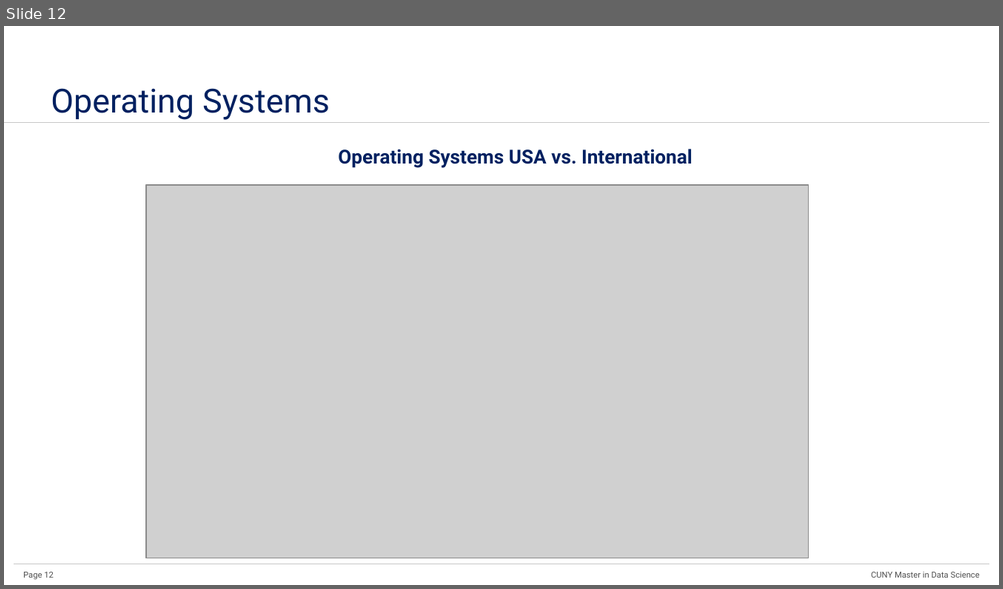
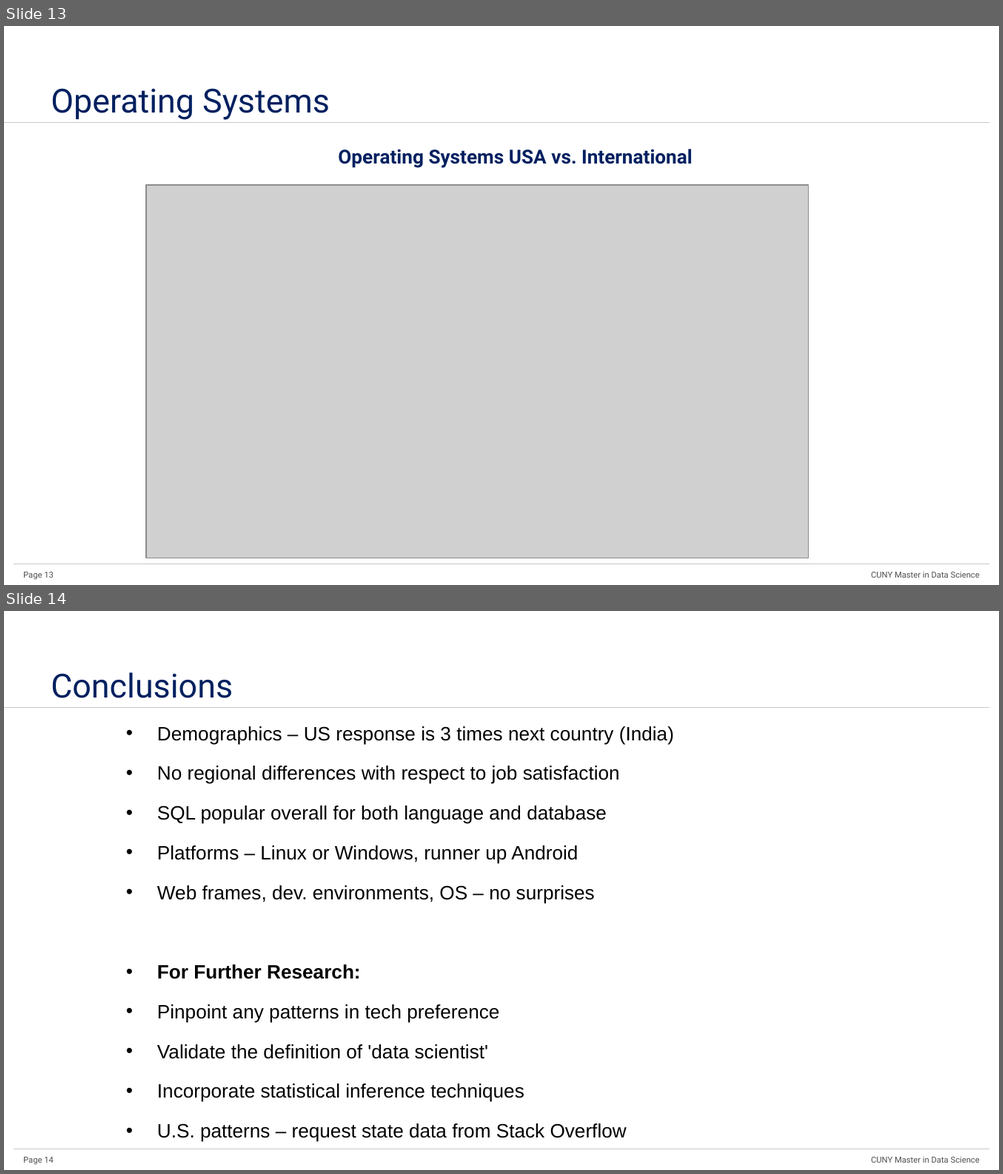
Before and after one commit to hillt5/Project-3-DATA-607, a slide deck: Data607_Project3_Data_Science_Skills.pptx. Shown one above the other, each under a label of ours: slide 12 before the commit, slides 13 and 14 after it. The pictures are 1003x589 and 1003x1174 pixels, drawn with LibreOffice and Linux fonts; fonts in the diff are those of the drawing; grey boxes stand for pictures. Boxes give left, top, right and bottom in pixels: in the first picture for what was removed or moved away, otherwise in the second. Text is boxed around its words. In the diff, an @@ line names an element or a change of style, - is before the commit and + after.

```diff
--- a/Data607_Project3_Data_Science_Skills.pptx
+++ b/Data607_Project3_Data_Science_Skills.pptx
@@ slide 14 added at (4,611,999,1170), background #FFFFFF; not listed: 4 template elements that a slide beside it also shows @@
@@ title added at (51,672,233,698), 24 pt, text #002060 @@
+Conclusions
@@ text added at (157,726,674,1142), 14 pt, text #000000 @@
+• Demographics – US response is 3 times next country (India)
+• No regional differences with respect to job satisfaction
+• SQL popular overall for both language and database
+• Platforms – Linux or Windows, runner up Android
+• Web frames, dev. environments, OS – no surprises
+• For Further Research:
+  • Pinpoint any patterns in tech preference
+  • Validate the definition of 'data scientist'
+  • Incorporate statistical inference techniques
+  • U.S. patterns – request state data from Stack Overflow
@@ what was slide 12 is now slide 13 @@
```
Also in this commit, not shown: 1 other slide added.
